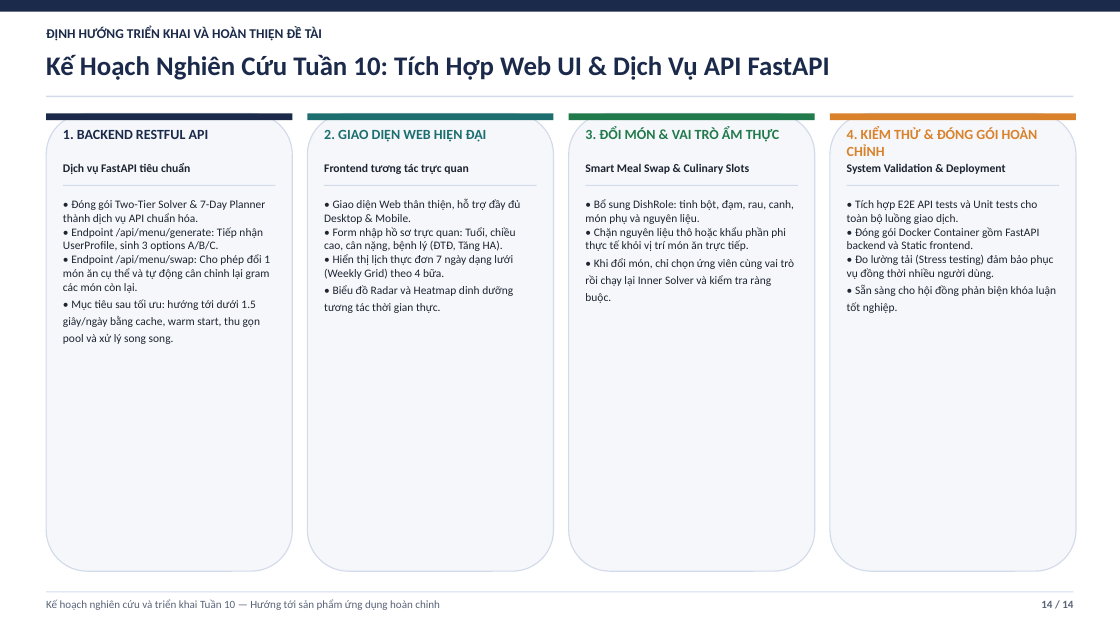
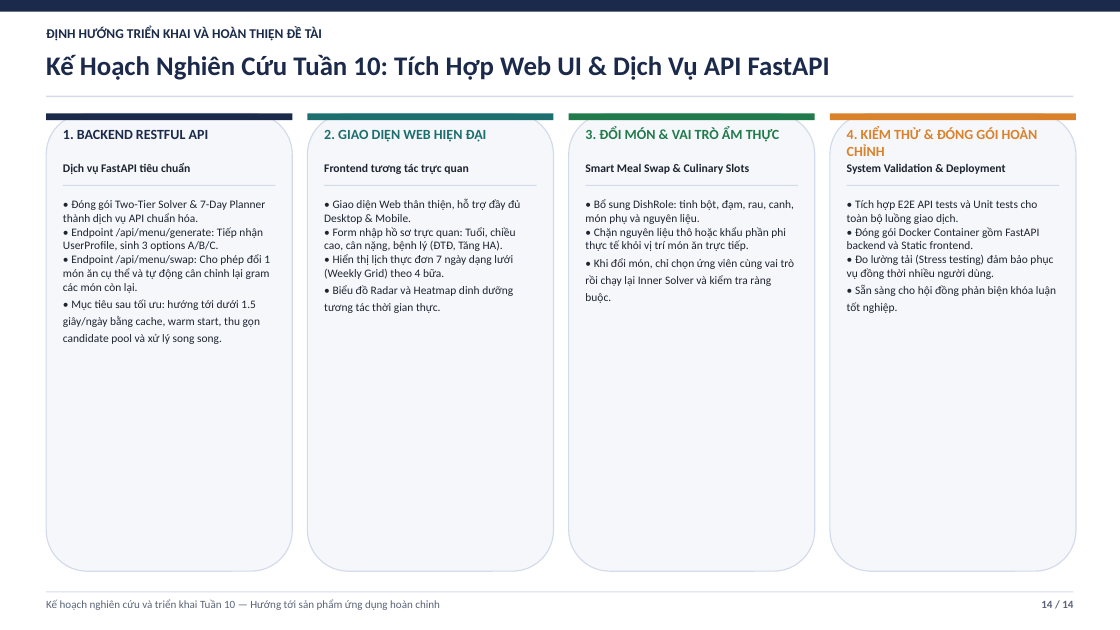
Before and after one commit to duylequang2303/DBO_heathcare, a slide deck: slide 14 of docs/slides/Slide_Bao_Cao_Tuan_8_9_DBO_IDBO.pptx. Drawn at 1120x630 pixels with LibreOffice and Linux fonts; fonts in the diff are those of the drawing. Boxes give left, top, right and bottom in pixels: in the first picture for what was removed or moved away, otherwise in the second. Text is boxed around its words. In the diff, an @@ line names an element or a change of style, - is before the commit and + after.

```diff
--- a/docs/slides/Slide_Bao_Cao_Tuan_8_9_DBO_IDBO.pptx
+++ b/docs/slides/Slide_Bao_Cao_Tuan_8_9_DBO_IDBO.pptx
@@ text at [63, 200, 270, 344]: text changed @@
-• Đóng gói Two-Tier Solver & 7-Day Planner thành dịch vụ API chuẩn hóa.
-• Endpoint /api/menu/generate: Tiếp nhận UserProfile, sinh 3 options A/B/C.
-• Endpoint /api/menu/swap: Cho phép đổi 1 món ăn cụ thể và tự động cân chỉnh lại gram các món còn lại.
-• Mục tiêu sau tối ưu: hướng tới dưới 1.5 giây/ngày bằng cache, warm start, thu gọn pool và xử lý song song.
+• Đóng gói Two-Tier Solver & 7-Day Planner thành dịch vụ API chuẩn hóa.
+• Endpoint /api/menu/generate: Tiếp nhận UserProfile, sinh 3 options A/B/C.
+• Endpoint /api/menu/swap: Cho phép đổi 1 món ăn cụ thể và tự động cân chỉnh lại gram các món còn lại.
+• Mục tiêu sau tối ưu: hướng tới dưới 1.5 giây/ngày bằng cache, warm start, thu gọn candidate pool và xử lý song song.
```
Also in this commit, not shown: 3 other slides changed, 2 other files.
